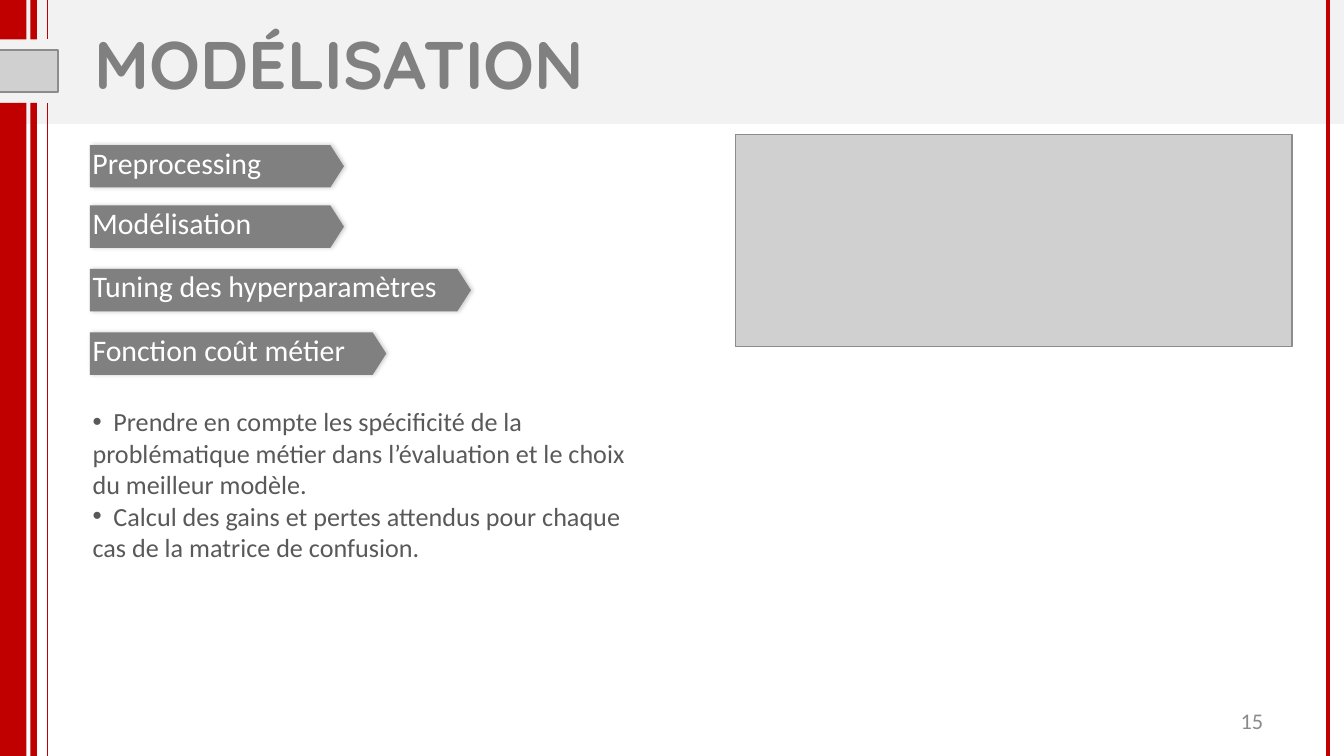
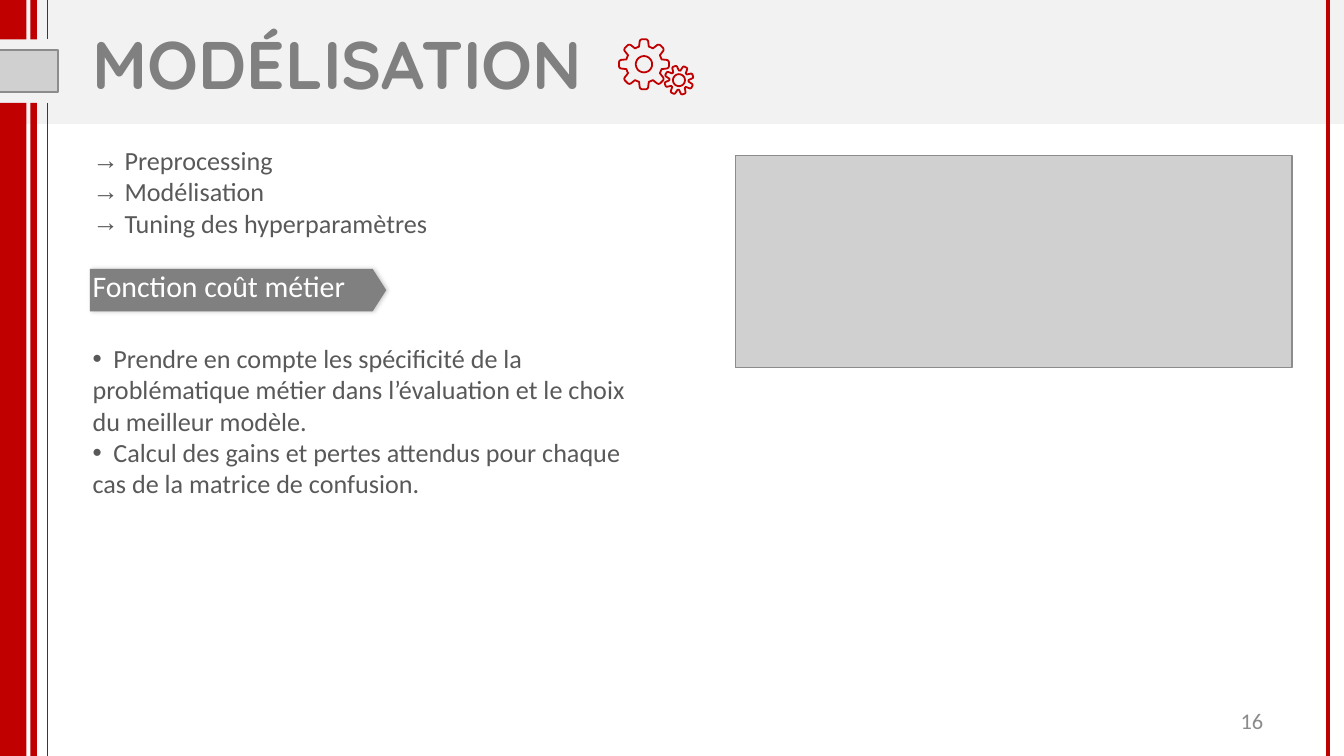
Before and after one commit to florabajolet/OCR7_scoring, a slide deck: slide 16 of P7_presentation.pptx (slide 15 before the commit). Drawn at 1344x756 pixels with LibreOffice and Linux fonts; fonts in the diff are those of the drawing; grey boxes stand for pictures. Boxes give left, top, right and bottom in pixels: in the first picture for what was removed or moved away, otherwise in the second. Text is boxed around its words. In the diff, an @@ line names an element or a change of style, - is before the commit and + after.

```diff
--- a/P7_presentation.pptx
+++ b/P7_presentation.pptx
@@ title "MODÉLISATION" at box(93, 28, 582, 90): alignment centre to left @@
@@ freeform shape added at box(620, 39, 669, 89), outline #C00000 0.96 pt @@
@@ freeform shape added at box(665, 66, 694, 94), outline #C00000 0.96 pt @@
@@ text "Preprocessing": place and size @@
-text "Preprocessing" at box(93, 276, 436, 302)
+text "Preprocessing" at box(125, 152, 427, 238)
@@ pentagon arrow removed at box(90, 145, 344, 187) @@
@@ text removed at box(92, 153, 261, 179) @@
-Preprocessing
@@ text at box(125, 152, 273, 201): paragraphs added @@
+→ Preprocessing
+→ Modélisation
@@ picture: place and size @@
-picture at box(735, 134, 1292, 347)
+picture at box(735, 156, 1292, 368)
@@ pentagon arrow removed at box(90, 206, 344, 247) @@
@@ text removed at box(92, 213, 251, 234) @@
-Modélisation
@@ text at box(125, 215, 427, 238): size 16 to 14 pt, text colour #FFFFFF to #595959 in "Tuning des hyperparamètres"; bullet none to → @@
@@ 2 texts, 1 pentagon arrow: place and size @@
-2 texts, 1 pentagon arrow at box(90, 332, 624, 557)
+2 texts, 1 pentagon arrow at box(90, 269, 624, 493)
@@ pentagon arrow removed at box(90, 269, 470, 310) @@
@@ page number at box(1241, 714, 1264, 729): text changed @@
-15
+16
```
Also in this commit, not shown: 20 other slides changed, 3 slides added, 19 other files.
